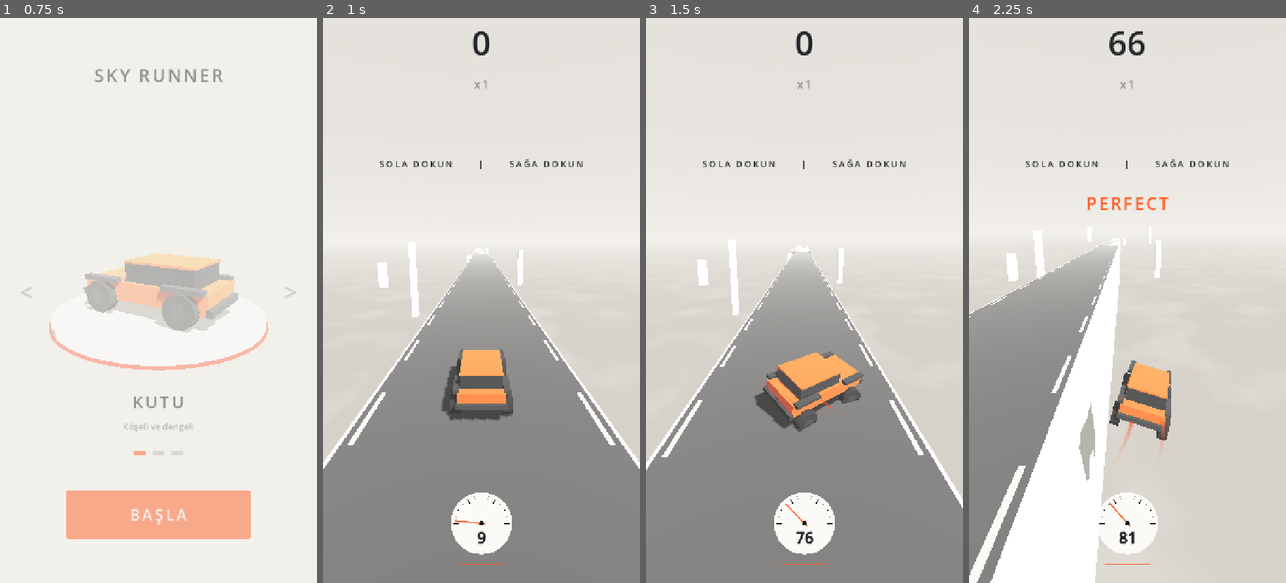
Above: before the commit, frames 1-4 (left to right).
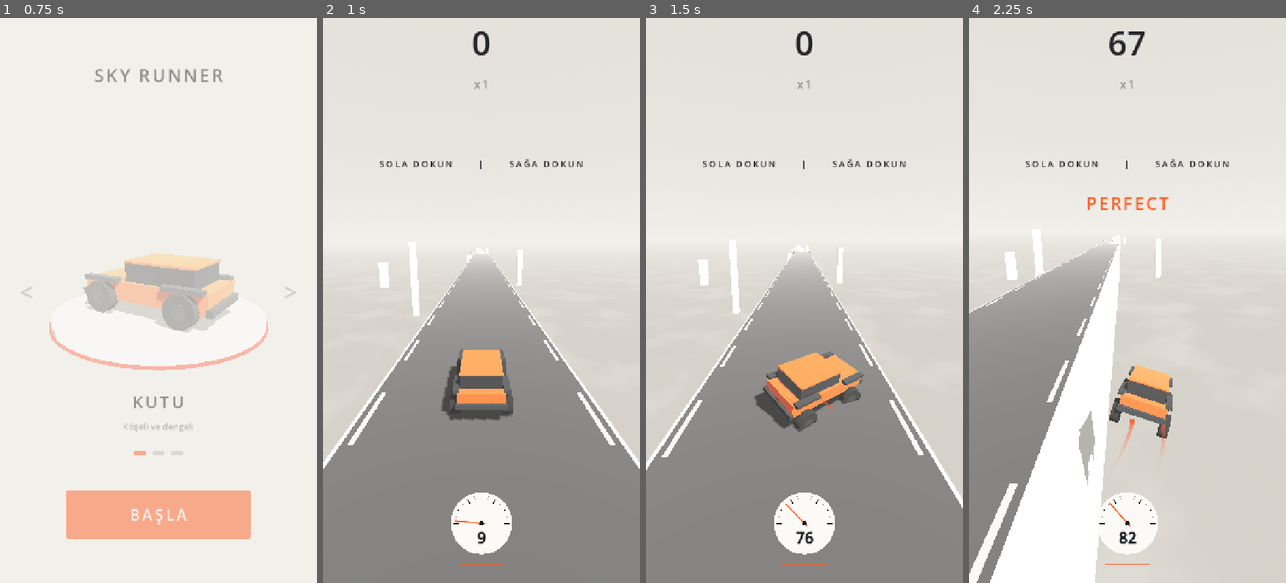
Above: after the commit, the same moments.

Repository: basarbellisan/Runny
Game: Godot game, scene res://scenes/menu.tscn
The game is run twice, just before and just after one commit, with the same random seed, the same clock (stepped at 60 frames per second) and the same inputs.
Inputs (mouse positions are in pixels of both pictures, inside the frame that each line leads up to):
- Up to frame 1 (0.75 s): click "BAŞLA" at 0.5 s
- Up to frame 2 (1 s): no input
- Up to frame 3 (1.5 s): tap Enter at 1.25, 1.35 s; move the mouse to (874, 272) at 1.27 s; hold D from 1.28 s (still down); click (874, 272) at 1.42 s
- Up to frame 4 (2.25 s): tap Space at 1.52 s; release D at 2 s; drag from (1064, 328) to (1111, 413) at 2.02 s

Frame 1 is identical in both runs. In frame 2, 0.1% of the frame differs, in the area x 17-64%, y 40-53%; in frame 3, 0.1%; in frame 4, 2.0%, in the area x 0-65%, y 2-100%.

Commit message:
Stronger rocket, longer fuel, nose-up launch, denser obstacles
Rocket now adds up to 135% speed (max +45 m/s) with 1.35 s of fuel.
Igniting squats the rear and lifts the nose (spring target plus a kick),
and the camera's field of view punches open. Obstacles are about twice
as dense. Gravel reads as gravel (sand colour, stones, edge strips),
shakes the car and camera, and is named the first few times.

Roads are now always long enough that a full-rocket jump lands on them
instead of flying over the whole segment. Portal launches always peak
well above the road band so the car has time to slide over to the
target road (low targets used to be missed).

Co-Authored-By: Claude Opus 5.5 <noreply@anthropic.com>
Claude-Session: https://claude.ai/code/session_016S88RPn945sNcGg6oLe6PH

Diff:
--- a/scripts/car.gd
+++ b/scripts/car.gd
@@ -53,6 +53,9 @@
 @export var tip_roll_accel := 9.0
 ## Ön tekerler boşta (yolun sonu): burun düşer (rad/sn²)
 @export var nose_drop_accel := 5.0
+## Roket ateşlenince burun kalkar (G kuvveti): yanarken burun açısı (°) ve ilk vuruş
+@export var boost_squat_deg := 12.0
+@export var boost_kick := 3.0
 
 @export_group("Havada")
 ## Havada direksiyon arabayı o yana yatırır (en fazla bu kadar derece)
@@ -72,20 +75,20 @@
 
 @export_group("Gaz")
 ## Roket gaz: kısa ve çok güçlü. Tam gazda hız bu oran kadar artar
-@export var boost_bonus := 1.0
+@export var boost_bonus := 1.35
 ## Gazın ekleyebileceği en fazla hız (m/s)
-@export var boost_max_extra := 32.0
+@export var boost_max_extra := 45.0
 ## Gazın tam güce çıkma ve sönme süreleri (sn)
 @export var boost_rise_time := 0.15
 @export var boost_fall_time := 0.35
 ## Dolu yakıtla gaz bu kadar saniye yanar; erken basan yolun sonuna yakıtsız varır
-@export var boost_burn_time := 0.9
+@export var boost_burn_time := 1.35
 ## Yolda, gaza basmazken yakıtın boştan dolma süresi (sn)
-@export var boost_recharge_time := 1.4
+@export var boost_recharge_time := 1.6
 
 @export_group("Zemin")
 ## Çakılda ileri hız bu orana düşer, direksiyon tutuşu bu orana iner
-@export var gravel_speed := 0.72
+@export var gravel_speed := 0.65
 @export var gravel_grip := 0.5
 
 @export_group("Uçuş")
@@ -171,6 +174,7 @@
 var _debris: Array[Dictionary] = []
 var _launch_target := Vector3.ZERO
 var _launch_clear_y := 0.0
+var _launch_vz := 0.0
 var _default_mask := 1
 var _wing_tween: Tween
 var _touches := {}  # dokunma index -> ekran x
@@ -232,8 +236,18 @@
 ## Portala girince çağrılır: araba, target noktasındaki yola inecek şekilde fırlatılır.
 ## clear_y'nin üstüne çıkana kadar yana kaymaz (yolların içinden geçmemek için).
 func launch_to(target: Vector3, clear_y: float) -> void:
-	var t := maxf((global_position.z - target.z) / speed, 1.5)
-	velocity = Vector3(0.0, (target.y - global_position.y + 0.5 * gravity * t * t) / t, -speed)
+	var y := global_position.y
+	var dist := global_position.z - target.z
+	var t := maxf(dist / speed, 1.5)
+	var vy := (target.y - y + 0.5 * gravity * t * t) / t
+	# Tepe noktası yolların hizasının epey üstünde olsun ki yana kayacak vakit kalsın
+	# (hedef alçak bir yolsa fırlatma daha dik olur, ileri hız biraz düşer)
+	var apex_min := clear_y + 4.0
+	if y + vy * vy / (2.0 * gravity) < apex_min:
+		vy = sqrt(2.0 * gravity * (apex_min - y))
+		t = (vy + sqrt(maxf(vy * vy - 2.0 * gravity * (target.y - y), 0.0))) / gravity
+	_launch_vz = -dist / t
+	velocity = Vector3(0.0, vy, _launch_vz)
 	_launch_target = target
 	_launch_clear_y = clear_y
 	collision_mask = 0
@@ -281,6 +295,9 @@
 		if on_gravel:
 			control *= gravel_grip
 			velocity.x += randf_range(-1.0, 1.0) * 14.0 * delta
+			# Taşlar gövdeyi sarsar
+			_bounce_v += randf_range(-1.0, 1.0) * 40.0 * delta
+			roll_rate += randf_range(-1.0, 1.0) * 6.0 * delta
 		# Sert inişten sonra araba sendeler: tutuş azalır, gövde yana savrulur
 		if _stumble_time > 0.0:
 			_stumble_time -= delta
@@ -368,7 +385,7 @@
 
 func _launch(delta: float) -> void:
 	velocity.y -= gravity * delta
-	velocity.z = -speed
+	velocity.z = _launch_vz
 	if global_position.y > _launch_clear_y:
 		# Yolların üstüne çıktık: tepe noktasına kadar hedef yolun hizasına kay
 		var t_apex := maxf(velocity.y / gravity, 0.05)
@@ -478,6 +495,9 @@
 		elif not boosting:
 			fuel = minf(fuel + delta / boost_recharge_time, 1.0)
 	if burning and not was_burning:
+		# Vum: arka çöker, burun havaya kalkar
+		pitch_rate += boost_kick
+		_bounce_v -= 1.2
 		boosted.emit()
 	if burning:
 		boost_level = minf(boost_level + delta / boost_rise_time, 1.0)
@@ -650,8 +670,10 @@
 		if absf(_tip) < 1.0:
 			roll_acc += k * (lean - roll) - c * roll_rate
 		var pitch_acc := -_nose * nose_drop_accel
+		# Roket yanarken arka çöker, burun kalkık kalır
+		var squat := deg_to_rad(boost_squat_deg) * boost_level if burning else 0.0
 		if _nose < 1.0:
-			pitch_acc += k * (surface - pitch) - c * pitch_rate
+			pitch_acc += k * (surface + squat - pitch) - c * pitch_rate
 		roll_rate += roll_acc * delta
 		pitch_rate += pitch_acc * delta
 		# Ağırlık merkezi kenarı geçti: araba artık yolda tutunamaz, devrilip düşer
--- a/scripts/follow_camera.gd
+++ b/scripts/follow_camera.gd
@@ -13,6 +13,9 @@
 ## Hız eklenmeden önceki görüş açısı
 var base_fov := 0.0
 var _trauma := 0.0
+## Roket ateşlenince görüş açısı bir anda açılır, yavaşça geri gelir
+var _fov_kick := 0.0
+var _fov_kick_shown := 0.0
 
 
 func _ready() -> void:
@@ -33,7 +36,9 @@
 		p.y = lerpf(p.y, t.y + offset.y, 1.0 - exp(-k * delta))
 		global_position = p
 		var want_fov := base_fov + (_target.forward_speed - _target.start_speed) * fov_per_speed
-		fov = lerpf(fov, want_fov, 1.0 - exp(-2.0 * delta))
+		_fov_kick = lerpf(_fov_kick, 0.0, 1.0 - exp(-2.5 * delta))
+		fov = lerpf(fov, want_fov, 1.0 - exp(-2.0 * delta)) + (_fov_kick - _fov_kick_shown)
+		_fov_kick_shown = _fov_kick
 		look_at(Vector3(lerpf(p.x, t.x, 0.6), t.y - 1.0, t.z - look_ahead))
 	else:
 		look_at(t)
@@ -44,5 +49,9 @@
 	v_offset = randf_range(-1.0, 1.0) * 0.6 * k
 
 
+func fov_kick(degrees: float) -> void:
+	_fov_kick += degrees
+
+
 func shake(amount: float) -> void:
 	_trauma = clampf(_trauma + amount, 0.0, 1.0)
--- a/scripts/game.gd
+++ b/scripts/game.gd
@@ -67,6 +67,7 @@
 var _start_z := 0.0
 ## Çatalın yüksek kolundayız (puan iki kat)
 var _on_high_route := false
+var _was_on_gravel := false
 var _stats := {"falls": 0, "returns": 0, "crystals": 0, "clean": 0, "hard": 0, "high": 0}
 var _args := {}
 
@@ -112,6 +113,7 @@
 	lower.update(delta)
 	score += maxf(-car.velocity.z, 0.0) * delta * multiplier
 	_update_high_route(delta)
+	_update_gravel(delta)
 
 	match car.mode:
 		Car.Mode.DRIVE:
@@ -162,6 +164,7 @@
 
 
 func _on_mode_changed(mode: Car.Mode, previous: Car.Mode) -> void:
+	print("MODE %d->%d z=%.0f x=%.1f y=%.1f vz=%.1f energy=%.0f" % [previous, mode, car.position.z, car.position.x, car.position.y, car.velocity.z, energy])
 	match mode:
 		Car.Mode.FALLING:
 			if previous == Car.Mode.DRIVE:
@@ -218,6 +221,20 @@
 		Audio.play("perfect", -2.0)
 
 
+## Çakıl: kamera hafif titrer; ilk birkaç seferde ne olduğu yazılır
+func _update_gravel(delta: float) -> void:
+	if car.on_gravel and car.is_on_floor():
+		$Camera.shake(delta * 2.2)
+		if not _was_on_gravel:
+			var cfg := _load_save()
+			var seen := int(cfg.get_value("tutorial", "gravel", 0))
+			if seen < 3:
+				hud.popup("ÇAKIL  ·  YAVAŞLATIR")
+				cfg.set_value("tutorial", "gravel", seen + 1)
+				cfg.save(SAVE_PATH)
+	_was_on_gravel = car.on_gravel and car.is_on_floor()
+
+
 ## Çatalın yüksek (dar, zor) kolu: üstünde puan iki kat, bitirince ödül
 func _update_high_route(delta: float) -> void:
 	if car.mode != Car.Mode.DRIVE or not car.is_on_floor():
@@ -247,7 +264,8 @@
 ## Roket ateşlendi: kükreme ve kısa sarsıntı
 func _on_boosted() -> void:
 	Audio.play("boost", -2.0, randf_range(0.97, 1.03))
-	$Camera.shake(0.25)
+	$Camera.shake(0.3)
+	$Camera.fov_kick(9.0)
 
 
 func _on_exploded() -> void:
--- a/scripts/road_generator.gd
+++ b/scripts/road_generator.gd
@@ -90,7 +90,7 @@
 ## Düz yollara engel (çarpınca patlar) ve çakıl (yavaşlatır) bu mesafeden sonra gelir
 @export var obstacles_from := 350.0
 ## Düz bir yolun engelli olma olasılığı (zorlukla bu değere çıkar)
-@export_range(0.0, 1.0) var obstacle_chance := 0.85
+@export_range(0.0, 1.0) var obstacle_chance := 1.0
 ## Pist ışıkları: yolun sonundaki ışıklı bölgenin süresi (sn, o anki hızla)
 @export var lights_time := 0.75
 @export var max_slope_deg := 18.0
@@ -133,9 +133,9 @@
 	_block_mat.roughness = 0.9
 	_block_top_mat.albedo_color = Palette.ACCENT
 	_block_top_mat.shading_mode = BaseMaterial3D.SHADING_MODE_UNSHADED
-	_gravel_mat.albedo_color = Color("a59f94")
+	_gravel_mat.albedo_color = Color("8a7558")
 	_gravel_mat.roughness = 1.0
-	_stone_mat.albedo_color = Color("c9c3b8")
+	_stone_mat.albedo_color = Color("d6c7a8")
 	_stone_mat.roughness = 1.0
 
 
@@ -284,7 +284,7 @@
 	# Yükseklik sınırlı kalsın: alçaktayken inen, yüksekteyken çıkan kalıp yok
 	var low := level < MAIN_LEVEL - 3.0
 	var high := level > MAIN_LEVEL + 3.0
-	var flat := 1.0 if travelled < slopes_from else (0.7 if travelled < ramps_from else 0.8)
+	var flat := 1.0 if travelled < slopes_from else (0.9 if travelled < ramps_from else 1.1)
 	var options := [["düz", flat]]
 	if travelled > slopes_from:
 		options.append(["eğim", 0.6])
@@ -427,7 +427,13 @@
 	var with_obstacles: bool = plain and travelled > obstacles_from and width >= 5.5 \
 		and _rng.randf() < obstacle_chance * clampf(0.5 + difficulty, 0.0, 1.0)
 	if with_obstacles:
-		length = maxf(length * 1.8, v * 6.5)
+		length = maxf(length * 2.0, v * 8.0)
+
+	# Tam roketle bile yolun üstüne inilsin, yolu aşıp gidilmesin
+	var v_full := v + minf(v * car.boost_bonus, car.boost_max_extra)
+	var vy_full := car.launch_velocity + v_full * slope
+	var land_far := car_len + v_full * _flight_time(dh, vy_full) - gap
+	length = maxf(length, land_far + v * 1.2)
 
 	var top := maxf(prev.top_end + dh, MIN_LEVEL)
 	var rise: float = spec.get("rise", 0.0)
@@ -507,7 +513,7 @@
 			v, Vector2(0.05, 0.3))
 		top += r.dh
 		var zs: float = z - r.gap
-		var ze := zs - v * _rng.randf_range(1.8, 2.4)
+		var ze := zs - maxf(v * _rng.randf_range(1.8, 2.4), r.min_len)
 		plan_l.append({"x": x_l, "top": top, "end": top, "w": _rng.randf_range(7.0, 8.5), "zs": zs, "ze": ze})
 		z = ze
 		slope = 0.0
@@ -518,7 +524,7 @@
 	z = prev.z_end
 	var r := _pick_gap(prev.slope(), _rng.randf_range(-1.0, 0.0), v, Vector2(0.2, 0.45))
 	top += r.dh
-	var ramp_len := v * 1.4 + 8.0
+	var ramp_len := maxf(v * 1.4 + 8.0, r.min_len)
 	var rise := minf(ramp_len * tan(deg_to_rad(minf(16.0, max_slope_deg))), 9.0)
 	var zs: float = z - r.gap
 	plan_h.append({"x": x_h, "top": top, "end": top + rise, "w": _rng.randf_range(4.2, 5.0), "zs": zs, "ze": zs - ramp_len})
@@ -533,7 +539,7 @@
 		r = _pick_gap(slope, dh, v, Vector2(0.15, 0.4) if i == 0 else Vector2(0.45, 0.8))
 		top += r.dh
 		zs = z - r.gap
-		var ze := zs - v * _rng.randf_range(1.5, 1.9)
+		var ze := zs - maxf(v * _rng.randf_range(1.5, 1.9), r.min_len)
 		plan_h.append({"x": x_h, "top": top, "end": top, "w": _rng.randf_range(3.3, 4.2), "zs": zs, "ze": ze})
 		z = ze
 		slope = 0.0
@@ -570,8 +576,13 @@
 		seg.route = 2
 		seg.fork_id = fork_id
 	var m_w := absf(x_l - x_h) + maxf(end_l.w, end_h.w)
+	var v_full := v + minf(v * car.boost_bonus, car.boost_max_extra)
+	var m_len := v * _rng.randf_range(2.0, 2.6)
+	for e in [[end_h, g_h], [end_l, g_l]]:
+		var far: float = car_len + v_full * _flight_time(m_top - e[0].end, car.launch_velocity) - e[1]
+		m_len = maxf(m_len, far + v * 1.2)
 	var merge := _add_segment((x_l + x_h) * 0.5, m_top, m_top, m_w,
-		m_start, m_start - v * _rng.randf_range(2.0, 2.6), true)
+		m_start, m_start - m_len, true)
 	_add_decor(merge)
 	stats.forks = fork_id
 	return merge
@@ -594,7 +605,11 @@
 	while w.y - w.x < 3.0 and dh > -8.0:
 		dh -= 1.0
 		w = _gap_window(dh, v, v_reach, vy, vy_reach, car_len)
-	return {"gap": lerpf(w.x, w.y, _rng.randf_range(frac.x, frac.y)), "dh": dh}
+	var gap := lerpf(w.x, w.y, _rng.randf_range(frac.x, frac.y))
+	# Sonraki yolun en az bu kadar uzun olması gerek (tam roketle aşılmasın)
+	var v_full := v + minf(v * car.boost_bonus, car.boost_max_extra)
+	var land_far := car_len + v_full * _flight_time(dh, car.launch_velocity + v_full * slope) - gap
+	return {"gap": gap, "dh": dh, "min_len": land_far + v * 1.2}
 
 
 ## Çıkmaz: ana yolun yanında, daha alçak, geniş ve davetkâr bir yol. Önceki
@@ -772,7 +787,10 @@
 		var center := Vector3((x0 + x1) * 0.5 - s.x, 0.0, z - depth * 0.5 - body.position.z)
 		if gravel:
 			_add_box(body, center + Vector3(0, 0.02, 0), Vector3(x1 - x0, 0.03, depth), _gravel_mat)
-			for k in int((x1 - x0) * depth * 0.2):
+			# Kenarlarında koyu çizgi: "zemin değişiyor"
+			for ez in [0.0, -depth]:
+				_add_box(body, center + Vector3(0, 0.035, depth * 0.5 + ez), Vector3(x1 - x0, 0.02, 0.25), _block_mat)
+			for k in int((x1 - x0) * depth * 0.45):
 				var st := _add_box(body, center + Vector3(_rng.randf_range(-0.5, 0.5) * (x1 - x0 - 0.3), 0.05,
 					_rng.randf_range(-0.5, 0.5) * (depth - 0.3)), Vector3.ONE * _rng.randf_range(0.08, 0.2), _stone_mat)
 				st.rotation.y = _rng.randf() * TAU
@@ -788,7 +806,7 @@
 			block.add_child(col)
 			_add_box(block, Vector3.ZERO, size, _block_mat)
 			_add_box(block, Vector3(0, 0.46, 0), Vector3(size.x, 0.04, size.z), _block_top_mat)
-		z -= depth + v * _rng.randf_range(0.85, 1.2)
+		z -= depth + v * _rng.randf_range(0.65, 0.95)
 
 
 ## Bu noktada çakıl var mı
--- a/scripts/tuning.gd
+++ b/scripts/tuning.gd
@@ -19,9 +19,11 @@
 	["DİREKSİYON", "car", "grip_loss", "Boştaki teker başına tutuş kaybı", 0, 0.5, 0.05],
 	["GAZ", "car", "boost_rise_time", "Dolma süresi (sn)", 0.1, 2, 0.05],
 	["GAZ", "car", "boost_fall_time", "Sönme süresi (sn)", 0.1, 3, 0.05],
-	["GAZ", "car", "boost_bonus", "Hız artışı (oran)", 0.2, 1.5, 0.05],
-	["GAZ", "car", "boost_max_extra", "En fazla ek hız", 5, 60, 1],
+	["GAZ", "car", "boost_bonus", "Hız artışı (oran)", 0.2, 2.5, 0.05],
+	["GAZ", "car", "boost_max_extra", "En fazla ek hız", 5, 80, 1],
 	["GAZ", "car", "boost_burn_time", "Roket yakıtı (sn)", 0.2, 3, 0.05],
+	["GAZ", "car", "boost_squat_deg", "Gazda burun kalkması (°)", 0, 25, 0.5],
+	["GAZ", "car", "boost_kick", "Ateşlemede burun vuruşu", 0, 8, 0.1],
 	["GAZ", "car", "boost_recharge_time", "Yakıt dolma süresi (sn)", 0.2, 5, 0.1],
 	["GAZ", "car", "gravel_speed", "Çakılda hız oranı", 0.3, 1, 0.02],
 	["GAZ", "car", "gravel_grip", "Çakılda tutuş", 0.1, 1, 0.05],
Not shown, changed: README.md
